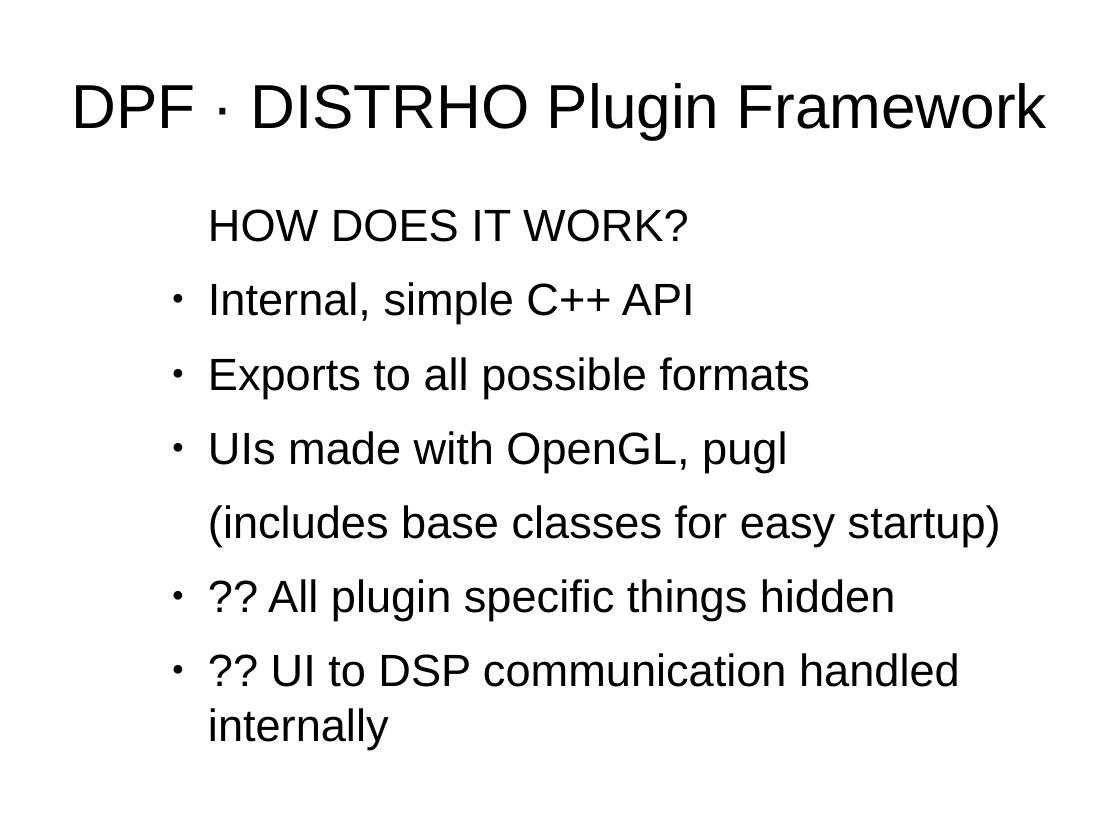
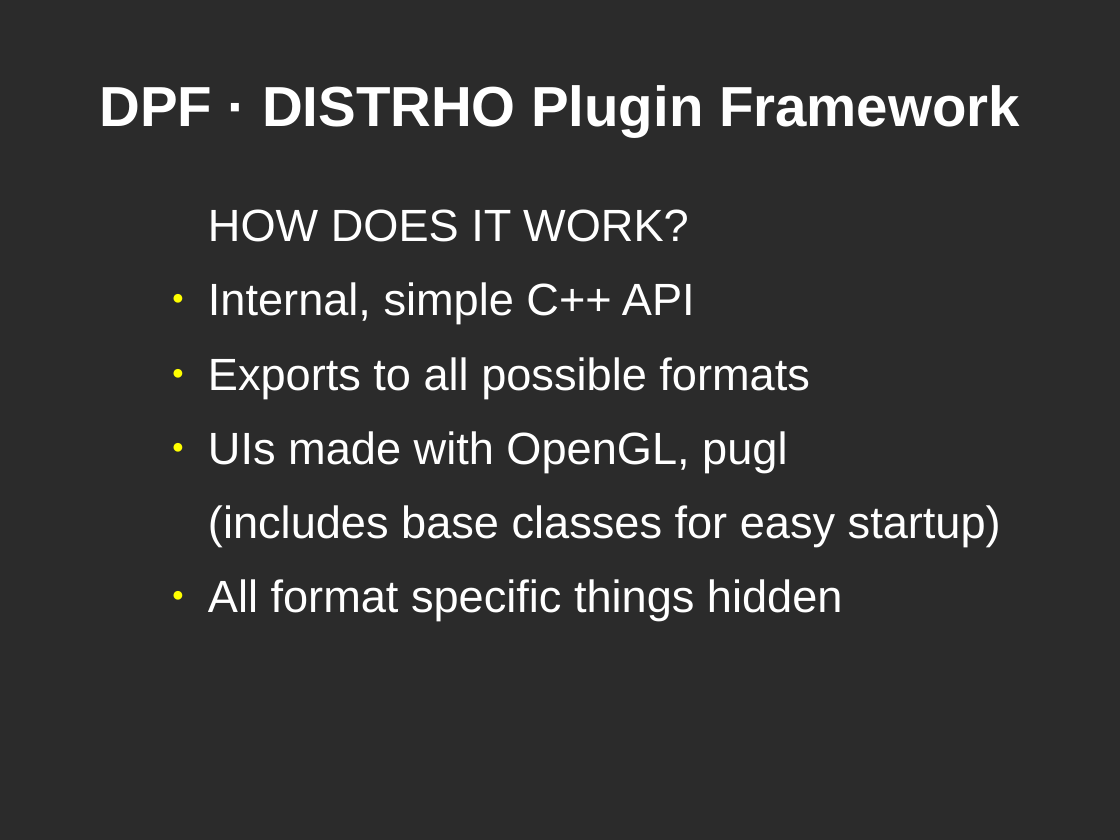
Before and after one commit to DISTRHO/DPF, a slide deck: slide 4 of lac/2014-small-talk.odp. Drawn at 1120x840 pixels with LibreOffice and Linux fonts; fonts in the diff are those of the drawing; background and template pictures are left out; a plain dark background stands for a picture behind light text. Boxes give left, top, right and bottom in pixels: in the first picture for what was removed or moved away, otherwise in the second. Text is boxed around its words. In the diff, an @@ line names an element or a change of style, - is before the commit and + after.

```diff
--- a/lac/2014-small-talk.odp
+++ b/lac/2014-small-talk.odp
@@ background #FFFFFF to picture (left out) @@
@@ title "DPF · DISTRHO Plugin Framework" at (99,85,1020,136): size 44 to 40 pt, text colour #000000 to #FFFFFF, bold on @@
@@ text at (208,209,1001,547): text colour #000000 to #FFFFFF in "HOW DOES IT WORK?", "Internal, simple C++ API", "Exports to all possible formats", "UIs made with OpenGL, pugl" and 1 more places; bullet colour #000000 to #FFFF00 @@
@@ text at (208,579,843,621): text changed; text colour #000000 to #FFFFFF @@
-● ?? All plugin specific things hidden
-● ?? UI to DSP communication handled internally
+● All format specific things hidden
```
Also in this commit, not shown: 8 other slides changed, 1 slide added, 2 other files.
